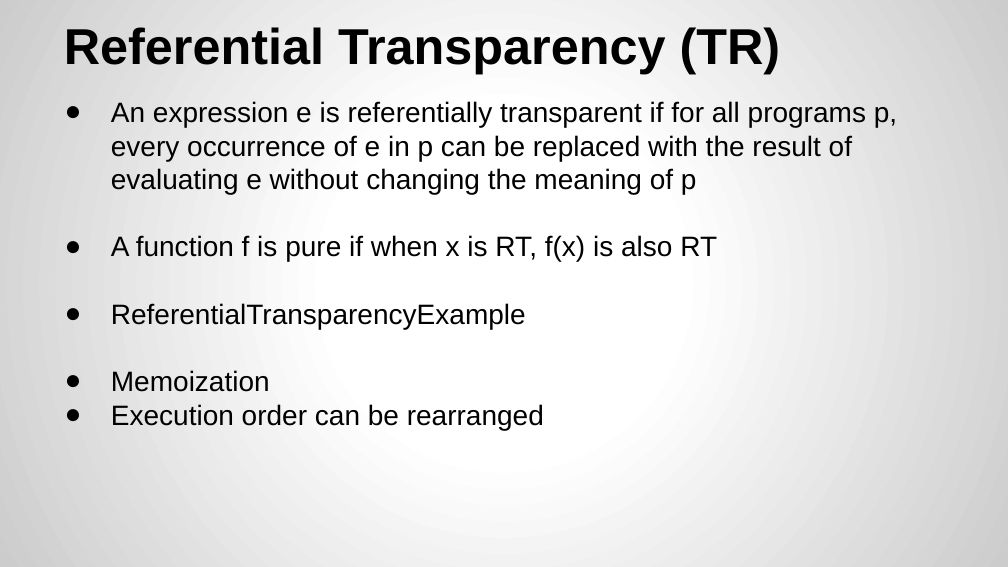
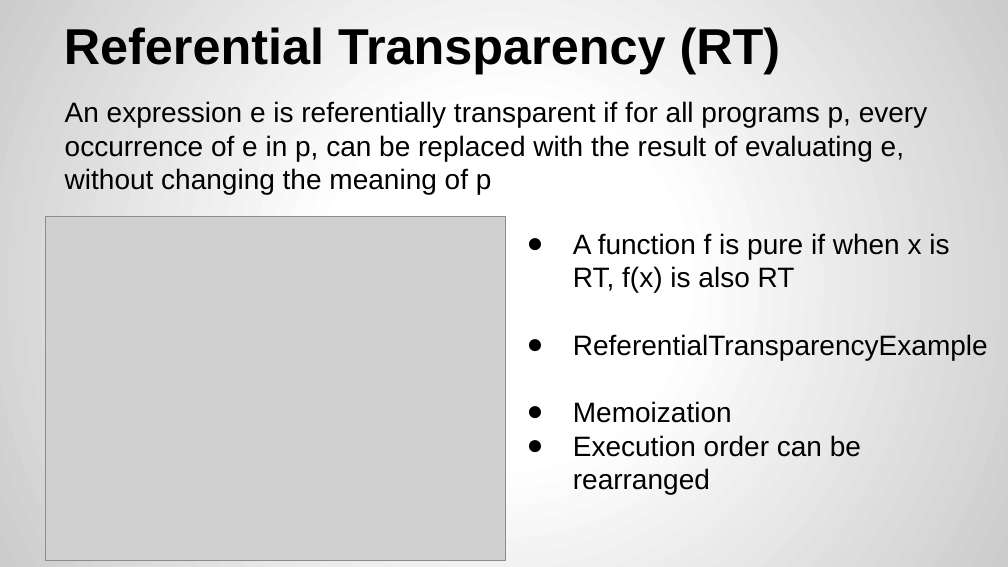
Before and after one commit to yogeshrnaik/presentations, a slide deck: slide 11 of Functional Programming with Java 8.pptx. Drawn at 1008x567 pixels with LibreOffice and Linux fonts; fonts in the diff are those of the drawing; grey boxes stand for pictures. Boxes give left, top, right and bottom in pixels: in the first picture for what was removed or moved away, otherwise in the second. Text is boxed around its words. In the diff, an @@ line names an element or a change of style, - is before the commit and + after.

Commit message:
added images

```diff
--- a/Functional Programming with Java 8.pptx
+++ b/Functional Programming with Java 8.pptx
@@ title at (64,27,781,74): text changed @@
-Referential Transparency (TR)
+Referential Transparency (RT)
@@ text at (65,101,928,194): text changed @@
-● An expression e is referentially transparent if for all programs p, every occurrence of e in p can be replaced with the result of evaluating e without changing the meaning of p
-● A function f is pure if when x is RT, f(x) is also RT
-● ReferentialTransparencyExample
-● Memoization
-● Execution order can be rearranged
+An expression e is referentially transparent if for all programs p, every occurrence of e in p, can be replaced with the result of evaluating e, without changing the meaning of p
@@ picture added at (45,217,505,561) @@
@@ text added at (573,233,988,494), 20 pt, text #000000 @@
+● A function f is pure if when x is RT, f(x) is also RT
+● ReferentialTransparencyExample
+● Memoization
+● Execution order can be rearranged
```
Also in this commit, not shown: 13 other slides changed, 2 slides added.
